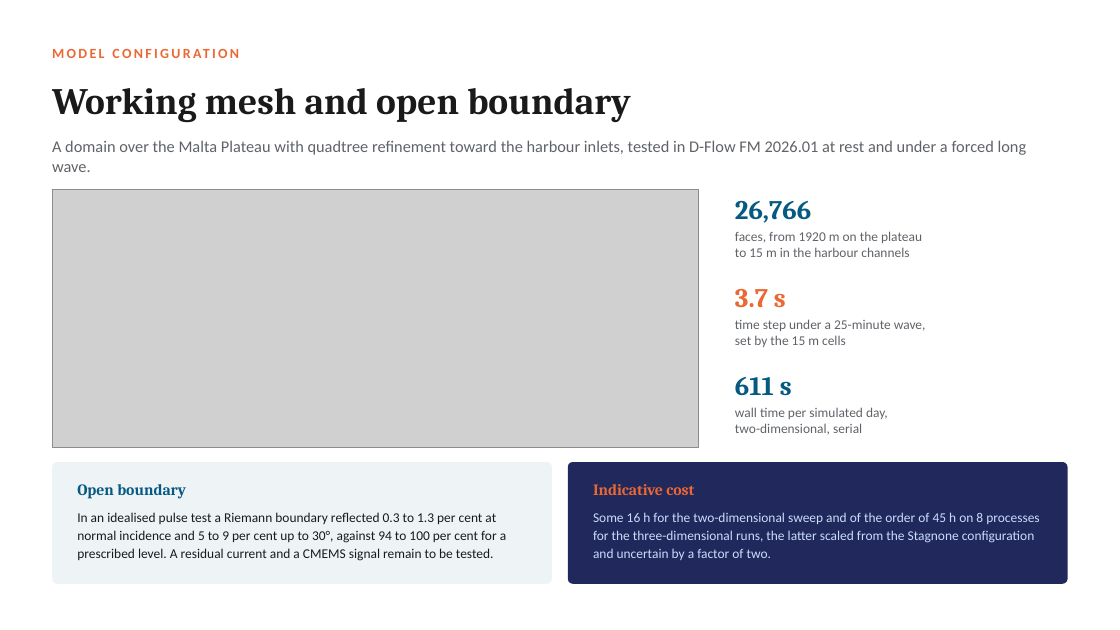
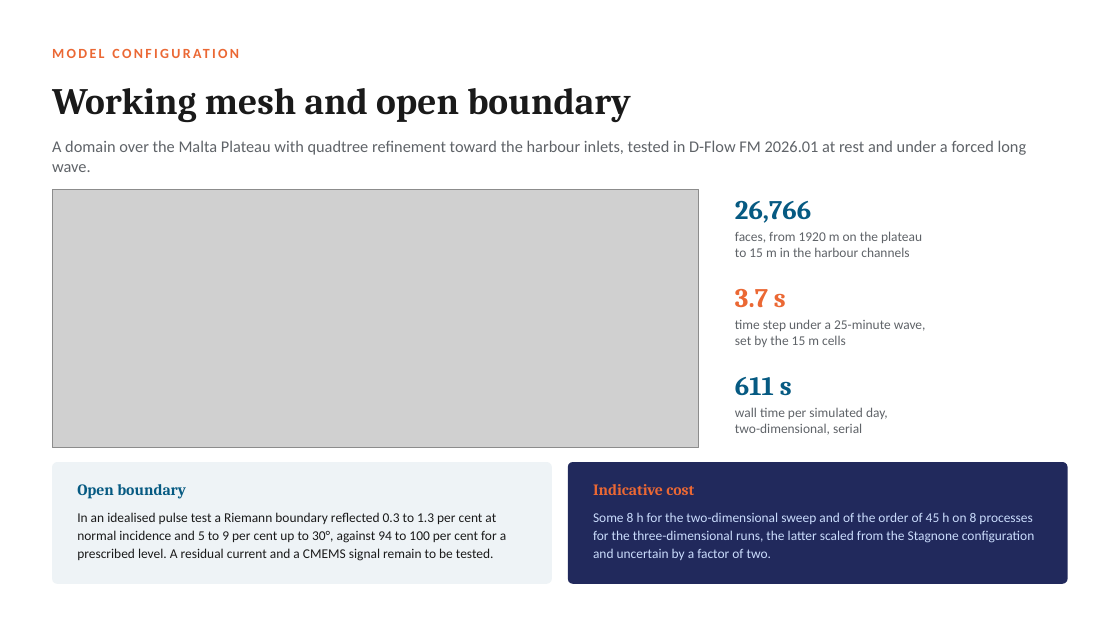
Before and after one commit to cicero-martins/MaltaDT, a slide deck: slide 5 of docs/valletta_model_concept_2026-10-08_short.pptx. Drawn at 1120x630 pixels with LibreOffice and Linux fonts; fonts in the diff are those of the drawing; grey boxes stand for pictures. Boxes give left, top, right and bottom in pixels: in the first picture for what was removed or moved away, otherwise in the second. Text is boxed around its words. In the diff, an @@ line names an element or a change of style, - is before the commit and + after.

```diff
--- a/docs/valletta_model_concept_2026-10-08_short.pptx
+++ b/docs/valletta_model_concept_2026-10-08_short.pptx
@@ text at (593, 512, 1032, 560): text changed @@
-Some 16 h for the two-dimensional sweep and of the order of 45 h on 8 processes for the three-dimensional runs, the latter scaled from the Stagnone configuration and uncertain by a factor of two.
+Some 8 h for the two-dimensional sweep and of the order of 45 h on 8 processes for the three-dimensional runs, the latter scaled from the Stagnone configuration and uncertain by a factor of two.
```
Also in this commit, not shown: 2 other slides changed, 6 other files.
